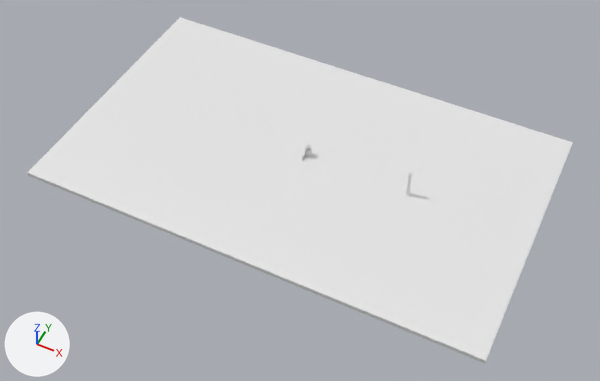
The glTF model models/arena_3.glb as it was, and as the next commit left it.
Both versions are drawn from a 50 mm lens placed at (109.0, -222.0, 256.0), pointed at (4.0, -13.0, -5.0). Arrows for +X, +Y and +Z are at lower left; the lights stay in place. Where no turn or scale is listed for an object, it has been applied to the vertices.

The first picture shows 'Tree', 'floor'.
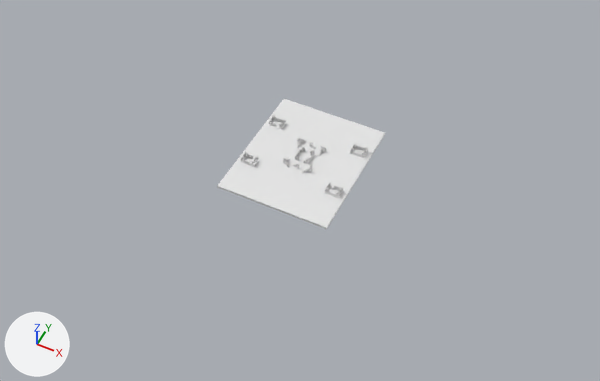
Pixel boxes [x1, y1, x2, y2] of what changed, in the pictures (600 x 381 px):
'floor', moved, rescaled (69% narrower, 62% shorter): before [27, 17, 573, 364]; after [217, 99, 385, 229]
'wallTop.010', added: after [240, 115, 368, 198]
'Control Point', added: after [295, 146, 314, 164]
'Tree', deleted: before [406, 171, 413, 196]
'towers2', added: after [283, 138, 326, 173]

Patch to the scene script:
```diff
--- a/models/arena_3.glb.py
+++ b/models/arena_3.glb.py
@@ me_cube_129 @@
+me_cube_129.from_pydata(...)  # 20656 vertices, 31392 faces; spans x -42.7..3.3, y -27.5..1.9, z -1.4..1.8
@@ me_cube_107 @@
+me_cube_107.from_pydata(...)  # 3404 vertices, 5208 faces; spans x -12.4..0.7, y -14.31..0.03, z -0.48..2.78
@@ me_cube_053 @@
+me_cube_053.from_pydata(...)  # 4844 vertices, 7368 faces; spans x -4.15..1.87, y -5.9..0.7, z -0.48..2.78
@@ ob_floor @@
 ob_floor = bpy.data.objects.new('floor', me_cube_003)
-ob_floor.location = (0.0, 0.0, 0.0)
-ob_floor.scale = (2.0, 2.0, 1.0)
+ob_floor.location = (0.0, -0.8, 0.5)
+ob_floor.scale = (0.5, 1.0, 0.5)
@@ ob_tree @@
-ob_tree = bpy.data.objects.new('Tree', me_cube_004)
-ob_tree.location = (47.1, 0.0, 0.0)
@@ ob_walltop_010 @@
+ob_walltop_010 = bpy.data.objects.new('wallTop.010', me_cube_129)
+ob_walltop_010.location = (19.7, 12.8, 2.3)
@@ ob_towers2 @@
+ob_towers2 = bpy.data.objects.new('towers2', me_cube_107)
+ob_towers2.location = (5.8, 7.1, 1.4)
@@ ob_control_point @@
+ob_control_point = bpy.data.objects.new('Control Point', me_cube_053)
+ob_control_point.location = (1.1, 2.6, 1.4)
```
